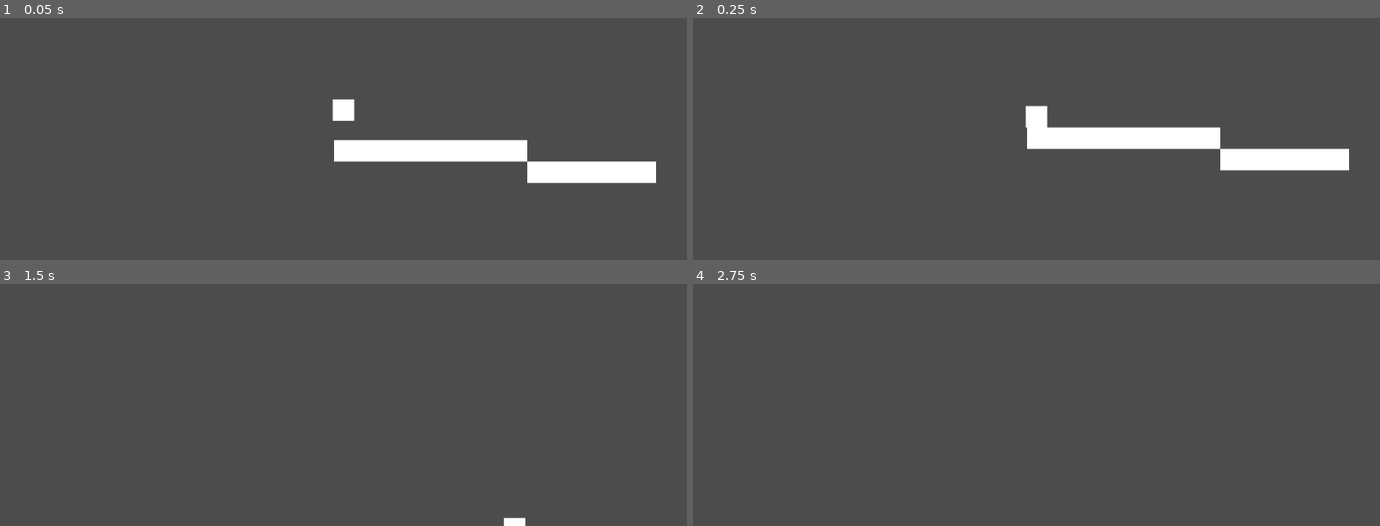
Above: before the commit, frames 1-4 (two rows, left to right).
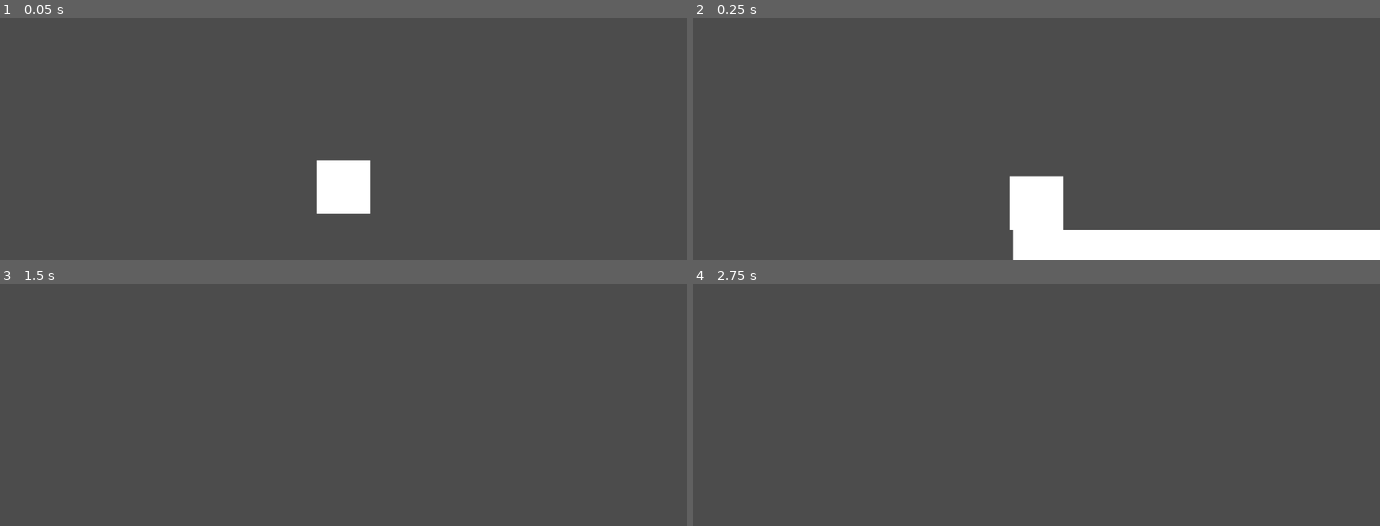
Above: after the commit, the same moments.

Repository: franmatijevic/RudeNick
Game: Godot game, scene res://src/Levels/Test Level.tscn
Same seed, same stepped clock (60 frames per second), same inputs: the game is played once before the commit and once after it. The project has no main scene, so this scene is started directly.
Inputs:
- Up to frame 1 (0.05 s): no input
- Up to frame 2 (0.25 s): no input
- Up to frame 3 (1.5 s): hold D (move_right) from 0.53 s (still down); tap W (jump) at 0.77 s
- Up to frame 4 (2.75 s): tap W (jump) at 1.52 s; tap Enter at 2 s; release D (move_right) at 2.03 s; hold A (move_left) from 2.03 s (still down)

The runs differ from the first frame. In frame 1, 6.3% of the frame differs, in the area x 46-96%, y 33-81%; in frame 2, 13%, in the area x 46-100%, y 36-100%; in frame 3, 0.1%; in frame 4, nothing differs.

Commit message:
Snake animation

Diff:
--- a/Rogue Platformer/src/Actors/Player.tscn
+++ b/Rogue Platformer/src/Actors/Player.tscn
@@ -26,7 +26,7 @@
 [node name="Camera2D" type="Camera2D" parent="."]
 position = Vector2( 0, -64 )
 current = true
-zoom = Vector2( 0.5, 0.5 )
+zoom = Vector2( 0.2, 0.2 )
 smoothing_enabled = true
 
 [node name="EnemyDetector" type="Area2D" parent="."]
--- a/Rogue Platformer/src/Actors/Snake.gd
+++ b/Rogue Platformer/src/Actors/Snake.gd
@@ -1,4 +1,6 @@
 extends "res://src/Actors/Actor.gd"
+
+var direction = false;
 
 func _ready() -> void:
 	velocity.x = speed.x
@@ -14,5 +16,9 @@
 	if is_on_wall() or not $EdgeChecker.is_colliding() and is_on_floor():
 		velocity.x *= -1.0
 		$EdgeChecker.position.x=$CollisionShape2D.shape.get_extents().x*(abs(velocity.x)/velocity.x)
-		get_node("snake").set_flip_h( true )
+		if(direction == true):
+			direction = false
+		else:
+			direction = true
+		get_node("AnimatedSprite").set_flip_h( direction )
 	velocity.y = move_and_slide(velocity, Vector2.UP).y
--- a/Rogue Platformer/src/Actors/Snake.tscn
+++ b/Rogue Platformer/src/Actors/Snake.tscn
@@ -1,7 +1,10 @@
-[gd_scene load_steps=5 format=2]
+[gd_scene load_steps=9 format=2]
 
+[ext_resource path="res://Assets/SnakeWalking/snakewalk2.png" type="Texture" id=1]
 [ext_resource path="res://src/Actors/Snake.gd" type="Script" id=2]
 [ext_resource path="res://Assets/snake.png" type="Texture" id=3]
+[ext_resource path="res://Assets/SnakeWalking/snakewalk1.png" type="Texture" id=4]
+[ext_resource path="res://Assets/SnakeWalking/snakewalk3.png" type="Texture" id=5]
 
 [sub_resource type="RectangleShape2D" id=1]
 extents = Vector2( 8, 8 )
@@ -9,10 +12,19 @@
 [sub_resource type="RectangleShape2D" id=2]
 extents = Vector2( 8, 5 )
 
+[sub_resource type="SpriteFrames" id=3]
+animations = [ {
+"frames": [ ExtResource( 4 ), ExtResource( 1 ), ExtResource( 5 ) ],
+"loop": true,
+"name": "default",
+"speed": 5.0
+} ]
+
 [node name="Snake" type="KinematicBody2D"]
 collision_layer = 2
 collision_mask = 8
 script = ExtResource( 2 )
+speed = Vector2( 30, 500 )
 
 [node name="CollisionShape2D" type="CollisionShape2D" parent="."]
 position = Vector2( 0, -3.8147e-06 )
@@ -39,7 +51,12 @@
 collision_mask = 8
 
 [node name="snake" type="Sprite" parent="."]
+visible = false
 position = Vector2( 0, -3.8147e-06 )
 texture = ExtResource( 3 )
 
+[node name="AnimatedSprite" type="AnimatedSprite" parent="."]
+frames = SubResource( 3 )
+playing = true
+
 [connection signal="body_entered" from="StompDetector" to="." method="_on_StompDetector_body_entered"]
Binary file added: Rogue Platformer/Assets/SnakeWalking/snakewalk1.png
Not shown, added: Rogue Platformer/Assets/SnakeWalking/snakewalk1.png.import
Binary file added: Rogue Platformer/Assets/SnakeWalking/snakewalk2.png
Not shown, added: Rogue Platformer/Assets/SnakeWalking/snakewalk2.png.import
Binary file added: Rogue Platformer/Assets/SnakeWalking/snakewalk3.png
Not shown, added: Rogue Platformer/Assets/SnakeWalking/snakewalk3.png.import
Binary file added: Rogue Platformer/src/Actors/snake.ase
Not shown: 2 places in Rogue Platformer/src/Levels/Test Level.tscn that only renumber resources
Binary file added: Rogue Platformer/src/Levels/snake.gif
Binary file added: Rogue Platformer/src/snake.gif
